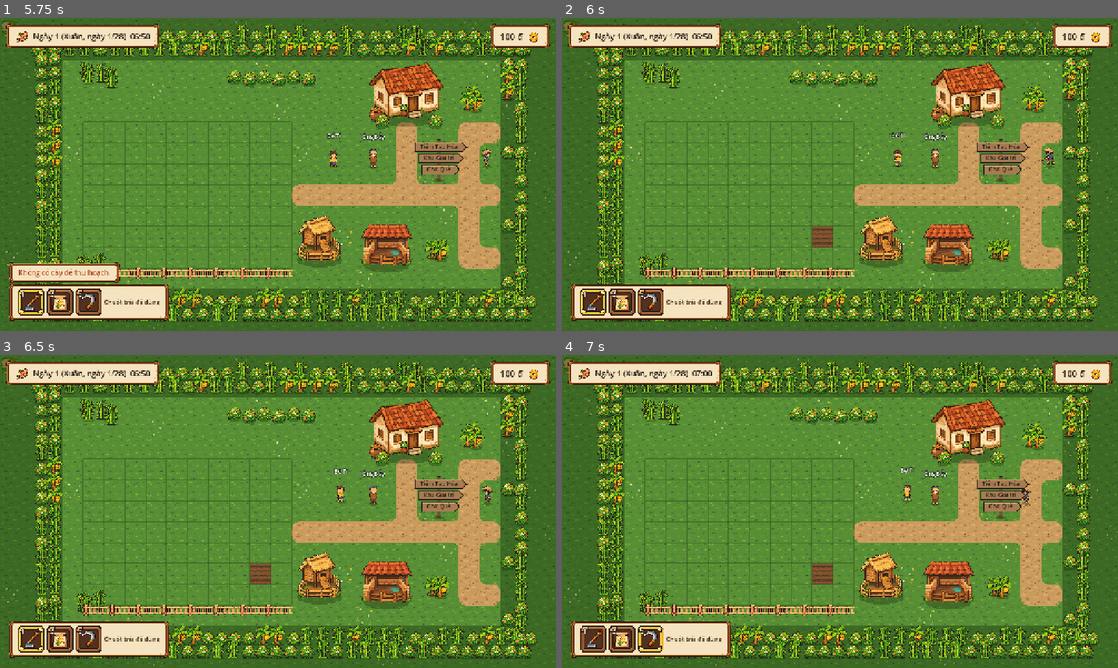
Above: before the commit, frames 1-4 (two rows, left to right).
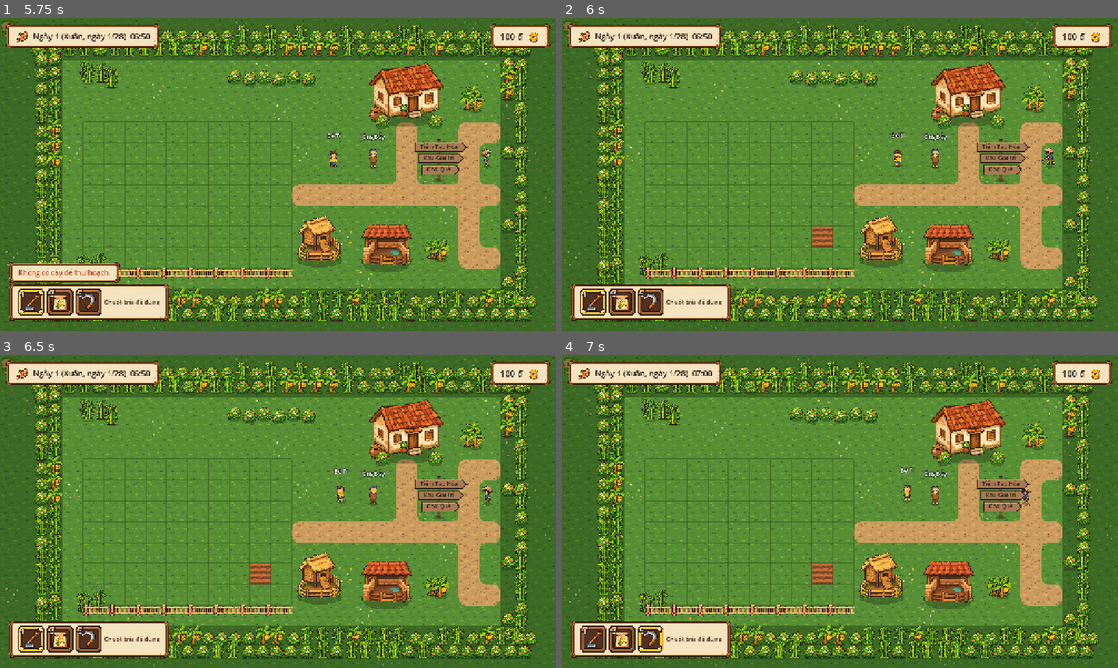
Above: after the commit, the same moments.

Repository: tmtgreen1008/Ngoi_Lang_Nho
Game: Godot game, scene res://main.tscn
Same seed, same stepped clock (60 frames per second), same inputs: the game is played once before the commit and once after it.
Inputs (mouse positions are in pixels of both pictures, inside the frame that each line leads up to):
- Up to frame 1 (5.75 s): click "Ván mới" at 0.5 s; click "1" at 1.25 s; click "2" at 2 s; click "3" at 2.75 s; tap Enter at 3.5 s; move the mouse to (400, 158) at 3.52 s; hold D (move_right) 3.53-4.25 s; hold E (interact) 3.53-4.25 s; click (400, 158) at 3.67 s; tap Space at 3.77, 4.25 s; drag from (166, 190) to (500, 133) at 4.27 s; move the mouse to (333, 105) at 5.02 s; hold D (move_right) from 5.03 s (still down); tap 1 at 5.1 s
- Up to frame 2 (6 s): release D (move_right) at 5.75 s; drag from (812, 237) to (1062, 196) at 5.77 s
- Up to frame 3 (6.5 s): no input
- Up to frame 4 (7 s): move the mouse to (1006, 558) at 6.52 s; hold A (move_left) from 6.53 s (still down); tap 3 at 6.6 s; tap Space at 6.77 s

Frame 1 is identical in both runs. In frame 2, 0.2% of the frame differs, in the area x 45-49%, y 66-74%; in frame 3, 0.2%; in frame 4, 0.2%.

Commit message:
feat: o vuon da cuoc ve luong dat tu farmland.png, o vua gieo ve dat co hoc hat
Task: asset catalog nhom 3 sao

Co-Authored-By: Claude Fable 5.2 <noreply@anthropic.com>

Diff:
--- a/components/farming/farm_view.gd
+++ b/components/farming/farm_view.gd
@@ -1,12 +1,20 @@
 class_name FarmView
 extends Node2D
-## Vẽ FarmField: lớp đất (TileMapLayer, ô cỏ/đất cuốc từ TerrainTiles), cây (mỗi cây một
+## Vẽ FarmField: lớp đất (TileMapLayer, ô cỏ từ TerrainTiles, đất cuốc từ farmland.png), cây (mỗi cây một
 ## Sprite2D lấy ảnh từ CropItemData.growth_sheet) và một lưới mờ đánh dấu vùng canh tác.
 ##
 ## Chỉ đọc dữ liệu từ FarmField và nghe plot_changed; không sửa trạng thái vườn.
 ## Ảnh cây nằm trong dữ liệu của từng loại cây nên thêm cây mới không cần sửa code.
 
 const TILE_SIZE: int = TerrainTiles.TILE_SIZE
+## Sheet đất canh tác (lưới 4x2, ô 48x48): hàng trên là luống khô/ướt, hàng dưới là đất có hốc gieo hạt.
+const FARMLAND_PATH: String = "res://assets/art/tiles/farmland.png"
+## Số nguồn trong TileSet: 0 là nền theo mùa (cỏ), 1 là đất canh tác.
+const SOURCE_TERRAIN: int = 0
+const SOURCE_FARMLAND: int = 1
+## Ô trong sheet đất canh tác: luống đã cuốc, và đất có hốc vừa gieo hạt.
+const FARMLAND_FURROWS := Vector2i(0, 0)
+const FARMLAND_SEEDED := Vector2i(0, 1)
 
 var field: FarmField
 
@@ -64,9 +72,13 @@
 	if not field.is_farmable(cell):
 		return
 	var plot: FarmPlot = field.get_plot(cell)
-	var tilled: bool = plot != null and plot.is_tilled
-	var tile: TerrainTiles.Tile = TerrainTiles.Tile.SOIL if tilled else TerrainTiles.Tile.GRASS
-	_ground.set_cell(cell, 0, TerrainTiles.atlas_coords(tile))
+	if plot == null or not plot.is_tilled:
+		_ground.set_cell(cell, SOURCE_TERRAIN, TerrainTiles.atlas_coords(TerrainTiles.Tile.GRASS))
+	elif plot.is_planted() and plot.days_grown == 0:
+		# Ngày gieo: đất có hốc hạt; từ hôm sau cây mọc trên luống.
+		_ground.set_cell(cell, SOURCE_FARMLAND, FARMLAND_SEEDED)
+	else:
+		_ground.set_cell(cell, SOURCE_FARMLAND, FARMLAND_FURROWS)
 	if plot != null and plot.is_planted():
 		_show_crop(cell, plot)
 	else:
@@ -119,5 +131,11 @@
 static func _build_tile_set() -> TileSet:
 	var tile_set := TileSet.new()
 	tile_set.tile_size = Vector2i(TILE_SIZE, TILE_SIZE)
-	tile_set.add_source(TerrainTiles.create_atlas_source(), 0)
+	tile_set.add_source(TerrainTiles.create_atlas_source(), SOURCE_TERRAIN)
+	var farmland := TileSetAtlasSource.new()
+	farmland.texture = load(FARMLAND_PATH)
+	farmland.texture_region_size = Vector2i(TILE_SIZE, TILE_SIZE)
+	for coords: Vector2i in [FARMLAND_FURROWS, FARMLAND_SEEDED]:
+		farmland.create_tile(coords)
+	tile_set.add_source(farmland, SOURCE_FARMLAND)
 	return tile_set
--- a/tests/test_terrain.gd
+++ b/tests/test_terrain.gd
@@ -42,7 +42,9 @@
 	home.controller.use_tool_at(Vector2i(2, 2))
 	await wait(0.3)
 	var ground: TileMapLayer = view._ground
-	check("ô đã cuốc vẽ ô SOIL (3,0), ô chưa cuốc vẽ ô GRASS", ground.get_cell_atlas_coords(Vector2i(2, 2)) == terrain.atlas_coords(terrain.Tile.SOIL) and ground.get_cell_atlas_coords(Vector2i(5, 5)) == terrain.atlas_coords(terrain.Tile.GRASS))
+	check("ô đã cuốc vẽ luống từ farmland.png (nguồn 1, ô (0,0))", ground.get_cell_source_id(Vector2i(3, 2)) == 1 and ground.get_cell_atlas_coords(Vector2i(3, 2)) == Vector2i(0, 0))
+	check("ô vừa gieo vẽ đất có hốc hạt (nguồn 1, ô (0,1))", ground.get_cell_source_id(Vector2i(2, 2)) == 1 and ground.get_cell_atlas_coords(Vector2i(2, 2)) == Vector2i(0, 1))
+	check("ô chưa cuốc vẽ ô GRASS của nền theo mùa (nguồn 0)", ground.get_cell_source_id(Vector2i(5, 5)) == 0 and ground.get_cell_atlas_coords(Vector2i(5, 5)) == terrain.atlas_coords(terrain.Tile.GRASS))
 	var sprite: Sprite2D = view.get_crop_sprite(Vector2i(2, 2))
 	check("ô đã gieo có sprite cây ở đúng vị trí ô (gốc ở chân cây), ô chưa gieo thì không", sprite != null and sprite.position == Vector2(2 * 48, 3 * 48) and sprite.offset == Vector2(0, -48) and view.get_crop_sprite(Vector2i(3, 2)) == null)
 	check("cây mới gieo hiện khung mầm (khung 0) của ảnh lúa", sprite.region_rect == Rect2(0, 0, 48, 48) and sprite.texture.resource_path.ends_with("rice_stages.png"))
